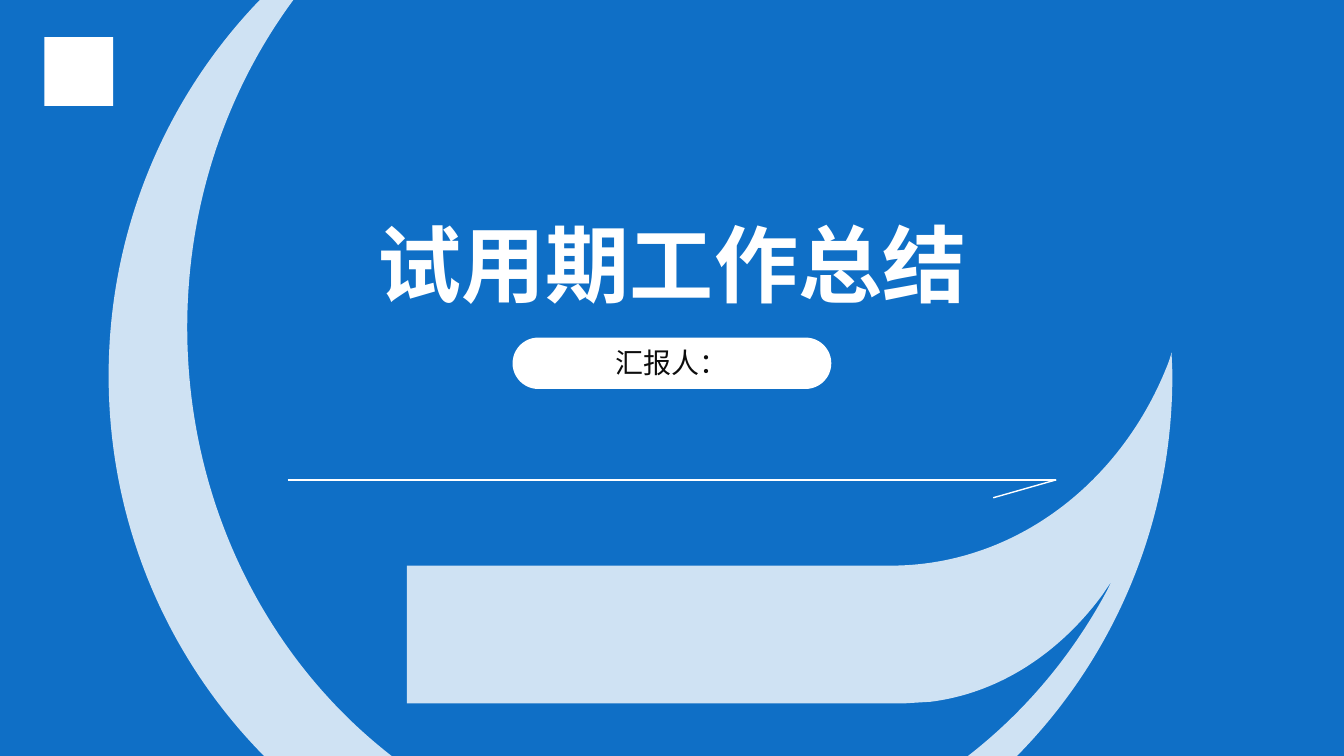
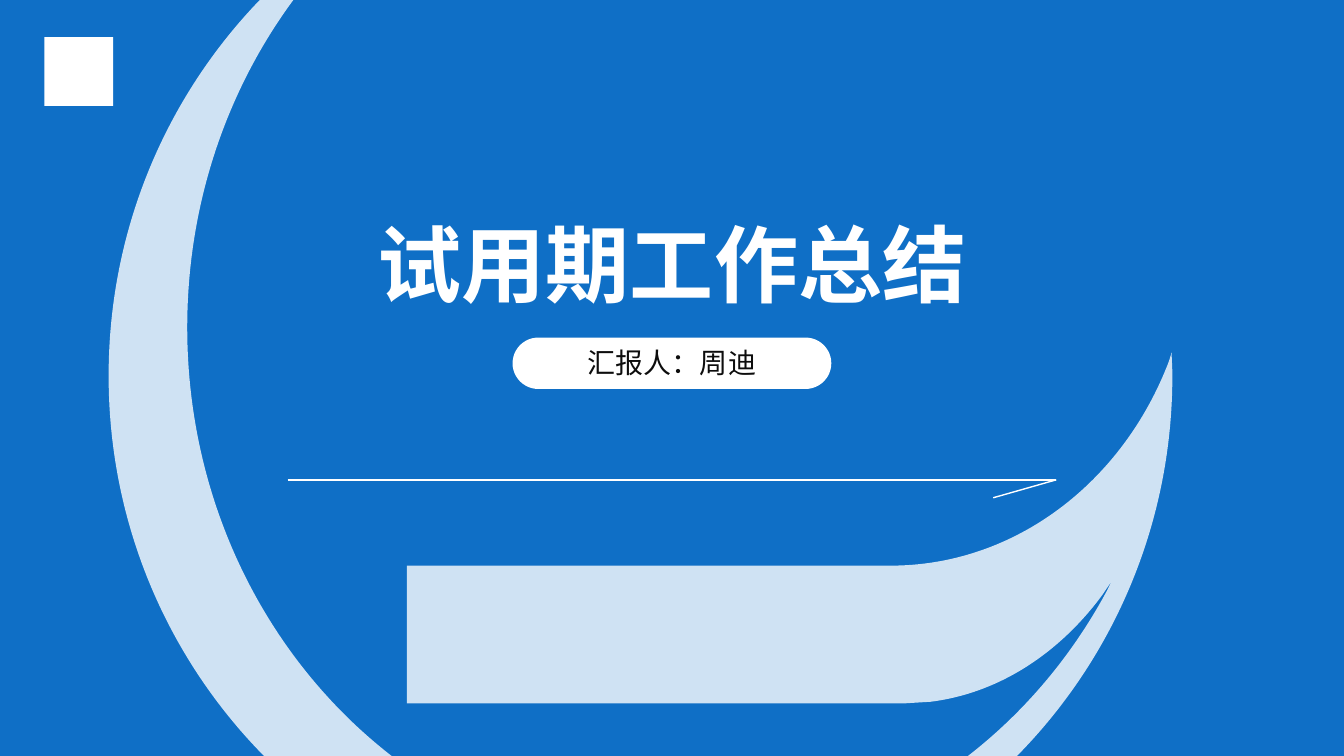
Before and after one commit to itsumi33/zongjie, a slide deck: slide 1 of 123456.pptx. Drawn at 1344x756 pixels with LibreOffice and Linux fonts; fonts in the diff are those of the drawing; background and template pictures are left out. Boxes give left, top, right and bottom in pixels: in the first picture for what was removed or moved away, otherwise in the second. Text is boxed around its words. In the diff, an @@ line names an element or a change of style, - is before the commit and + after.

```diff
--- a/123456.pptx
+++ b/123456.pptx
@@ text at <box>588,349,756,376</box>: text changed @@
-汇报人：
+汇报人：周迪
```
Also in this commit, not shown: 6 other slides changed.
